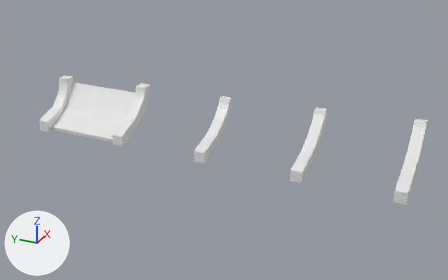
What one commit did to the FBX model CustomShipsUnity/Assets/Meshes/Boat_small.fbx.
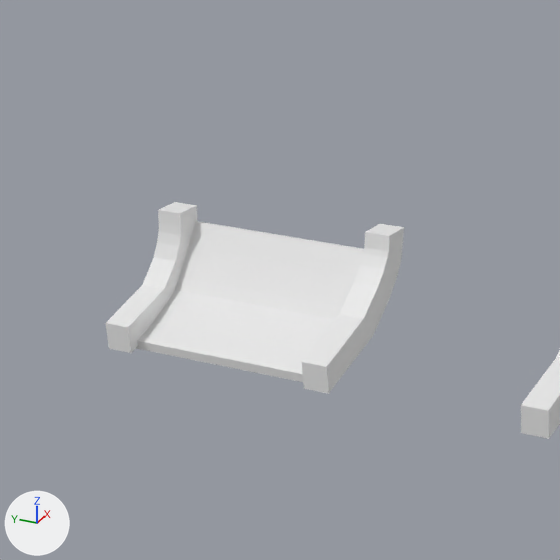
Each version is shown from a 50 mm lens placed at (-0.35, 6.78, 6.66), pointed at (10.33, 11.59, 1.32), then close up on the part from 0% to 47% of the width and 0% to 75% of the height. The axes (+X, +Y, +Z) are drawn at lower left. The lights are the same throughout. Where no turn or scale is listed for an object, it has been applied to the vertices.

In view in the first close-up: 'Hull_Curved_1.0m_segment_1', 'Hull_Curved_1.0m_segment_2', 'Rib_Curved_1.0m', 'Rib_Curved_1.2m', 'Rib_Curved_1.4m'.
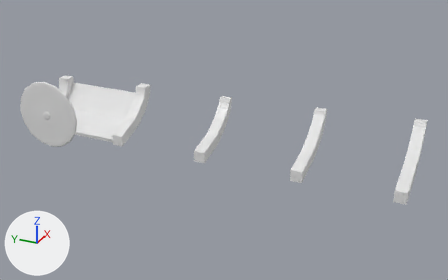
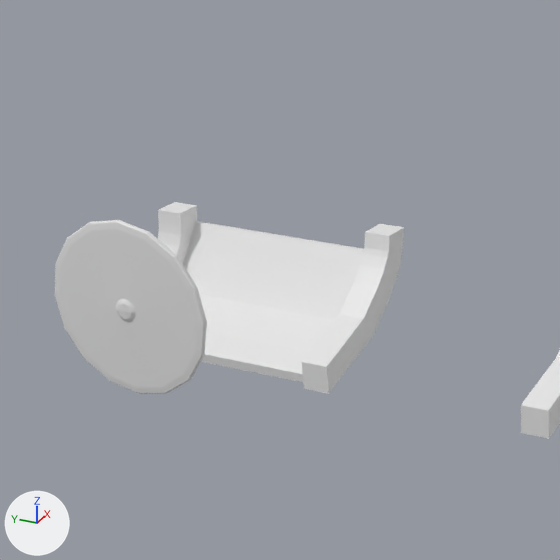
Diff of the bpy script that builds the scene:
```diff
--- a/CustomShipsUnity/Assets/Meshes/Boat_small.fbx.py
+++ b/CustomShipsUnity/Assets/Meshes/Boat_small.fbx.py
@@ mat_material @@
+mat_material = principled_material('Material')
+mat_material.base_color = (0.8, 0.8, 0.8)  # white #e7e7e7
@@ me_circle_001 @@
+me_circle_001.from_pydata(...)  # 121 vertices, 129 faces; spans x -0.072..0.028, y -0.72..0.72, z -0.72..0.72
+me_circle_001.materials.append(mat_material)  # its picture is missing
@@ ob_shield_round_1 @@
+ob_shield_round_1 = bpy.data.objects.new('Shield_Round_1', me_circle_001)
+ob_shield_round_1.location = (9.05, 15.0, 1.788)
```

Changed parts and their boxes [x1, y1, x2, y2] in the close-ups (560 x 560 px):
'Shield_Round_1', added
    after: [55, 220, 207, 394]
'Rib_Curved_1.0m', unchanged, covered by the edit
    before: [105, 202, 197, 353]
    after: [158, 202, 197, 264]
